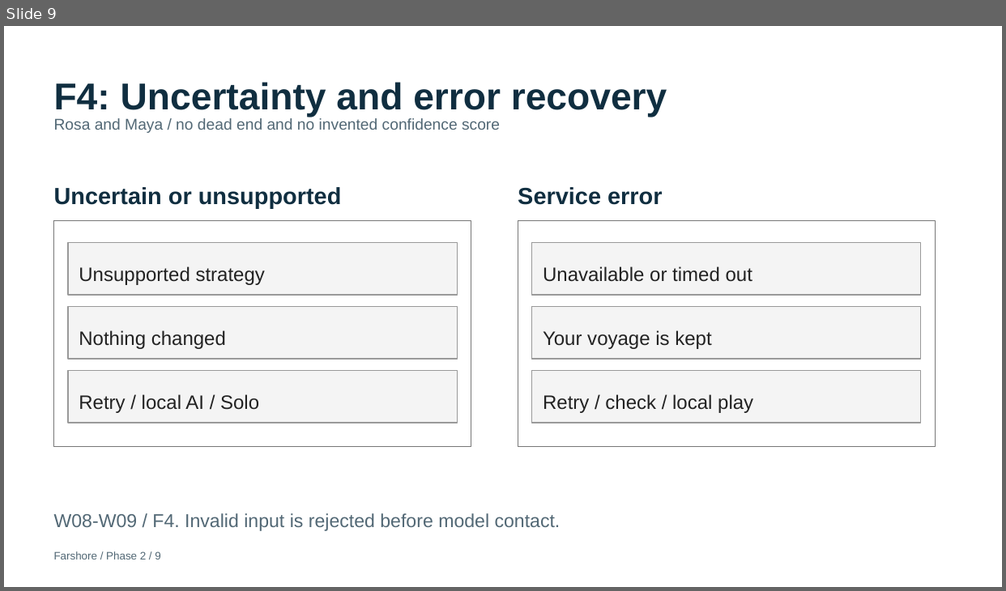
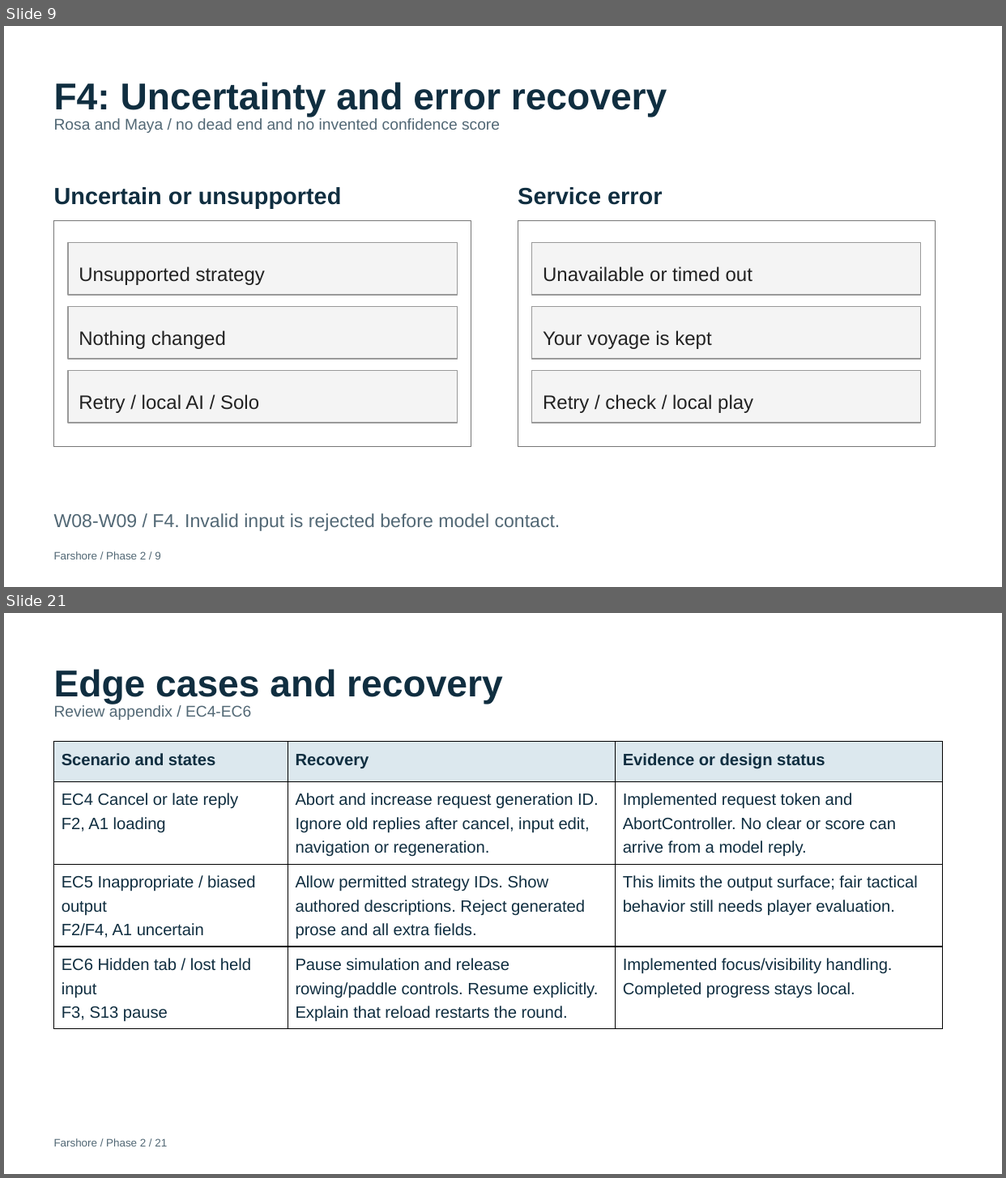
Before and after one commit to RavangDai/Farshore, a slide deck: Farshore Context and Assisment/docs/assignment/phase2-arcade/Farshore-Phase-2-Arcade-Presentation.pptx. Shown one above the other, each under a label of ours: slide 9 before the commit, slides 9 and 21 after it; the slides between them are not shown. The pictures are 1006x591 and 1006x1178 pixels, drawn with LibreOffice and Linux fonts; fonts in the diff are those of the drawing. Boxes give left, top, right and bottom in pixels: in the first picture for what was removed or moved away, otherwise in the second. Text is boxed around its words. In the diff, an @@ line names an element or a change of style, - is before the commit and + after.

```diff
--- a/Farshore Context and Assisment/docs/assignment/phase2-arcade/Farshore-Phase-2-Arcade-Presentation.pptx
+++ b/Farshore Context and Assisment/docs/assignment/phase2-arcade/Farshore-Phase-2-Arcade-Presentation.pptx
@@ slide 21 added at box(4, 613, 1002, 1174), background #FFFFFF @@
@@ text added at box(54, 669, 503, 704), 36 pt, text #102E40, bold @@
+Edge cases and recovery
@@ text added at box(54, 705, 251, 720), 15 pt, text #526875 @@
+Review appendix / EC4-EC6
@@ table added at box(54, 742, 944, 1029), 4 rows, 3 columns @@
+Scenario and states | Recovery | Evidence or design status
+EC4 Cancel or late reply / F2, A1 loading | Abort and increase request generation ID. Ignore old replies after cancel, input edit, navigation or regeneration. | Implemented request token and AbortController. No clear or score can arrive from a model reply.
+EC5 Inappropriate / biased output / F2/F4, A1 uncertain | Allow permitted strategy IDs. Show authored descriptions. Reject generated prose and all extra fields. | This limits the output surface; fair tactical behavior still needs player evaluation.
+EC6 Hidden tab / lost held input / F3, S13 pause | Pause simulation and release rowing/paddle controls. Resume explicitly. Explain that reload restarts the round. | Implemented focus/visibility handling. Completed progress stays local.
@@ text added at box(54, 1139, 167, 1147), 10.5 pt, text #526875 @@
+Farshore / Phase 2 / 21
```
Also in this commit, not shown: 5 slides changed, 38 other slides added, 25 other files.
